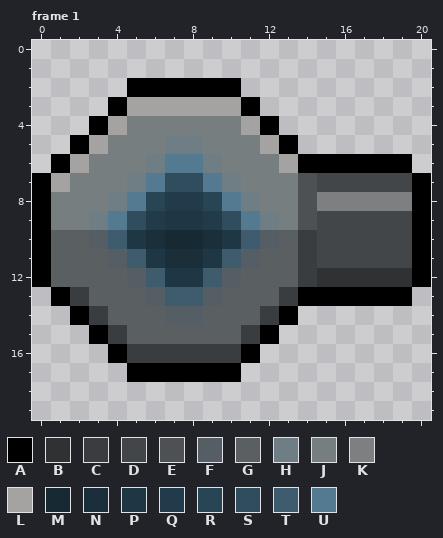
Edited in one commit: pixel-art file (assets/sprites/custom-art/items/weapons/pods/pod-one.aseprite). Above is the file before it was changed.
21x20 pixels, 16 frames. Colours within 5 levels of each other are drawn and written as one. Shown: frame 1. The commit also changed other frames, which this record leaves out.
Visible layers, top first: "bevel", "outline", "Center/light-border-glow", "Center/light-border", "Center/light", "Body/shadow" opacity 35%, "Body/highlight" opacity 45%, "Body/Body", "Nozzle/highlight" opacity 31%, "Nozzle/shadow", "Nozzle/Nozzle".
Palette (. is transparent): A #000000  B #2f3132  C #3a3d3f  D #424648  E #4d5153  F #545e64  G #5a5f61  H #6f7d84  J #777e80  K #7d7f81  L #a5a3a1  M #172a34  N #1b2f3b  P #1f3744  Q #223b4a  R #284556  S #304d5e  T #3f5c6e  U #537a91
Pixels before, frame 1, first column x 0:
 2 .....AAAAAA..........
 3 ....ALLLLLLA.........
 4 ...ALJJJJJJLA........
 5 ..ALJJJHHJJJLA.......
 6 .ALJJJHUUHJJJLAAAAAA.
 7 ALJJJHUSSUHJJJEDDDDDA
 8 AJJJHURQQRUHJJEKKKKKA
 9 AJJHUSQPPQSUHJEDDDDDA
10 AGGFTPNMMNPTFGCDDDDDA
11 AGGGFTPNNPTFGGCDDDDDA
12 AGGGGFTPPTFGGGCBBBBBA
13 .ACGGGFTTFGGGCAAAAAA.
14 ..ACGGGFFGGGCA.......
15 ...ACGGGGGGCA........
16 ....ACCCCCCA.........
17 .....AAAAAA..........
After:
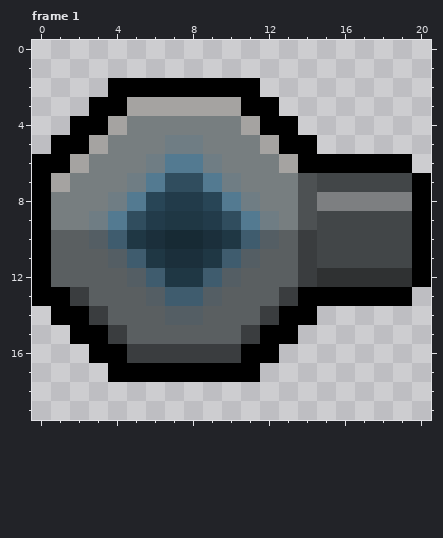
Change:
Frame 1, layer "outline":
Colour A now appears in row 2 at x 4 and 11; in row 3 at x 3 and 12; in row 4 at x 2 and 13; in row 5 at x 1 and 14; in row 6 at x 0; in row 13 at x 0.
Colour A now appears in row 14 at x 1 and 14; in row 15 at x 2 and 13; in row 16 at x 3 and 12; in row 17 at x 4 and 11.
